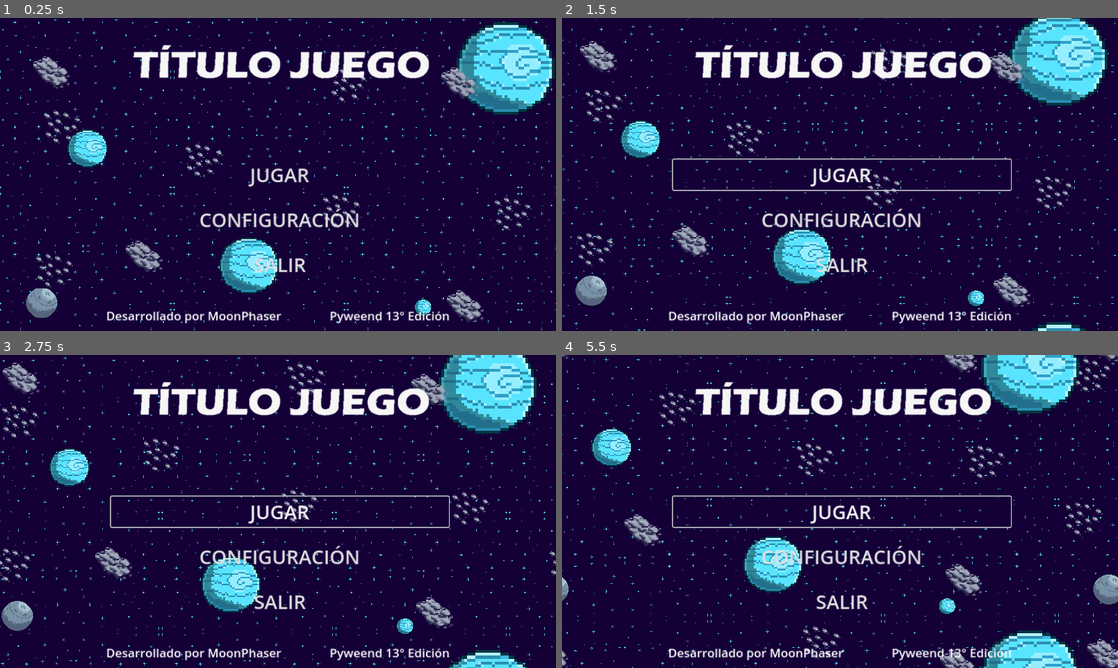
Above: before the commit, frames 1-4 (two rows, left to right).
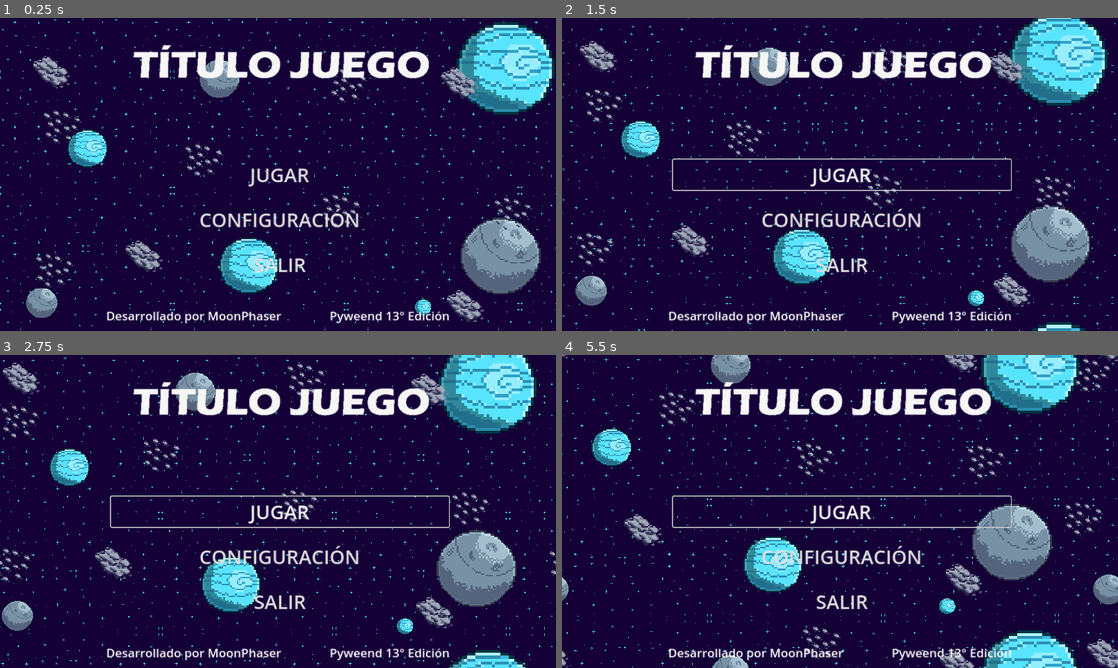
Above: after the commit, the same moments.

Repository: MrJJ86/Game_Pyweekend
Game: Godot game, scene res://scenes/menu/start_menu.tscn
The game is run twice, just before and just after one commit, with the same random seed, the same clock (stepped at 60 frames per second) and the same inputs. Before the commit the project starts from res://scenes/start_menu.tscn.
Inputs:
- Up to frame 1 (0.25 s): no input
- Up to frame 2 (1.5 s): click "CONFIGURACIÓN" at 0.5 s; click "JUGAR" at 1.25 s
- Up to frame 3 (2.75 s): click "JUGAR" at 2 s
- Up to frame 4 (5.5 s): click "JUGAR" at 2.75 s

The runs differ from the first frame. In frame 1, 3.2% of the frame differs, in the area x 35-98%, y 13-89%; in frame 2, 3.2%; in frame 3, 3.2%; in frame 4, 3.5%, in the area x 26-89%, y 0-100%.

Commit message:
Agregando los assets

Diff:
--- a/project.godot
+++ b/project.godot
@@ -11,7 +11,7 @@
 [application]
 
 config/name="Game_Pyweekend"
-run/main_scene="res://scenes/start_menu.tscn"
+run/main_scene="res://scenes/menu/start_menu.tscn"
 config/features=PackedStringArray("4.1", "Mobile")
 config/icon="res://icon.svg"
 
--- a/scenes/bg_menu.tscn
+++ b/scenes/menu/bg_menu.tscn
@@ -1,14 +1,14 @@
 [gd_scene load_steps=7 format=3 uid="uid://chondrxie2hod"]
 
-[ext_resource type="Texture2D" uid="uid://efbl6fyskh20" path="res://assets/sprites/background_menu.png" id="1_0afcr"]
-[ext_resource type="Script" path="res://scripts/bg_menu.gd" id="1_ep28a"]
-[ext_resource type="Texture2D" uid="uid://bbko78hkri0xx" path="res://assets/sprites/Moon.png" id="3_oe5lr"]
-[ext_resource type="Texture2D" uid="uid://uncfklp1b6ni" path="res://assets/sprites/asteroides_pequeno.png" id="4_pjdju"]
-[ext_resource type="Texture2D" uid="uid://4rsqclotx1wf" path="res://assets/sprites/Planet.png" id="5_8ysp2"]
-[ext_resource type="Texture2D" uid="uid://dag8ld88m1qqk" path="res://assets/sprites/asteroide_grande.png" id="6_k7bo3"]
+[ext_resource type="Script" path="res://scripts/menu/bg_menu.gd" id="1_8j613"]
+[ext_resource type="Texture2D" uid="uid://efbl6fyskh20" path="res://assets/sprites/background/initial_background/background_menu.png" id="2_1gf62"]
+[ext_resource type="Texture2D" uid="uid://bbko78hkri0xx" path="res://assets/sprites/background/initial_background/Moon.png" id="3_bfllq"]
+[ext_resource type="Texture2D" uid="uid://uncfklp1b6ni" path="res://assets/sprites/background/initial_background/asteroides_pequeno.png" id="4_4nv6l"]
+[ext_resource type="Texture2D" uid="uid://4rsqclotx1wf" path="res://assets/sprites/background/initial_background/Planet.png" id="5_bffhm"]
+[ext_resource type="Texture2D" uid="uid://dag8ld88m1qqk" path="res://assets/sprites/background/initial_background/asteroide_grande.png" id="6_7x40l"]
 
 [node name="bg_menu" type="ParallaxBackground"]
-script = ExtResource("1_ep28a")
+script = ExtResource("1_8j613")
 
 [node name="space" type="ParallaxLayer" parent="."]
 motion_scale = Vector2(0.2, 0.2)
@@ -17,7 +17,7 @@
 [node name="stars" type="Sprite2D" parent="space"]
 texture_filter = 1
 texture_repeat = 3
-texture = ExtResource("1_0afcr")
+texture = ExtResource("2_1gf62")
 centered = false
 region_enabled = true
 region_rect = Rect2(0, 0, 1800, 1200)
@@ -31,7 +31,7 @@
 texture_filter = 1
 position = Vector2(44, 549)
 scale = Vector2(1.40625, 1.40625)
-texture = ExtResource("3_oe5lr")
+texture = ExtResource("3_bfllq")
 centered = false
 
 [node name="moon2" type="Sprite2D" parent="moons"]
@@ -39,16 +39,14 @@
 texture_repeat = 3
 position = Vector2(457, 130)
 scale = Vector2(1.78125, 1.78125)
-texture = ExtResource("3_oe5lr")
-region_enabled = true
+texture = ExtResource("3_bfllq")
 
 [node name="moon3" type="Sprite2D" parent="moons"]
 texture_filter = 1
 texture_repeat = 3
 position = Vector2(1037, 496)
 scale = Vector2(3.52002, 3.52002)
-texture = ExtResource("3_oe5lr")
-region_enabled = true
+texture = ExtResource("3_bfllq")
 
 [node name="asteroid_small" type="ParallaxLayer" parent="."]
 motion_scale = Vector2(0.7, 0.7)
@@ -59,42 +57,42 @@
 texture_repeat = 3
 position = Vector2(1070, 408)
 scale = Vector2(1.39063, 1.39063)
-texture = ExtResource("4_pjdju")
+texture = ExtResource("4_4nv6l")
 
 [node name="asteroid_s2" type="Sprite2D" parent="asteroid_small"]
 texture_filter = 1
 texture_repeat = 3
 position = Vector2(715, 403)
 scale = Vector2(1.39063, 1.39063)
-texture = ExtResource("4_pjdju")
+texture = ExtResource("4_4nv6l")
 
 [node name="asteroid_s3" type="Sprite2D" parent="asteroid_small"]
 texture_filter = 1
 texture_repeat = 3
 position = Vector2(729, 142)
 scale = Vector2(1.39063, 1.39063)
-texture = ExtResource("4_pjdju")
+texture = ExtResource("4_4nv6l")
 
 [node name="asteroid_s4" type="Sprite2D" parent="asteroid_small"]
 texture_filter = 1
 texture_repeat = 3
 position = Vector2(430, 297)
 scale = Vector2(1.39063, 1.39063)
-texture = ExtResource("4_pjdju")
+texture = ExtResource("4_4nv6l")
 
 [node name="asteroid_s5" type="Sprite2D" parent="asteroid_small"]
 texture_filter = 1
 texture_repeat = 3
 position = Vector2(137, 228)
 scale = Vector2(1.39063, 1.39063)
-texture = ExtResource("4_pjdju")
+texture = ExtResource("4_4nv6l")
 
 [node name="asteroid_s6" type="Sprite2D" parent="asteroid_small"]
 texture_filter = 1
 texture_repeat = 3
 position = Vector2(120, 525)
 scale = Vector2(1.39063, 1.39063)
-texture = ExtResource("4_pjdju")
+texture = ExtResource("4_4nv6l")
 
 [node name="planets" type="ParallaxLayer" parent="."]
 motion_scale = Vector2(0.3, 0.3)
@@ -105,27 +103,27 @@
 texture_repeat = 3
 position = Vector2(518, 518)
 scale = Vector2(3.51563, 3.51563)
-texture = ExtResource("5_8ysp2")
+texture = ExtResource("5_bffhm")
 
 [node name="planet2" type="Sprite2D" parent="planets"]
 texture_filter = 1
 texture_repeat = 3
 position = Vector2(880, 603)
-texture = ExtResource("5_8ysp2")
+texture = ExtResource("5_bffhm")
 
 [node name="planet3" type="Sprite2D" parent="planets"]
 texture_filter = 1
 texture_repeat = 3
 position = Vector2(184, 275)
 scale = Vector2(2.375, 2.375)
-texture = ExtResource("5_8ysp2")
+texture = ExtResource("5_bffhm")
 
 [node name="planet4" type="Sprite2D" parent="planets"]
 texture_filter = 1
 texture_repeat = 3
 position = Vector2(1049, 111)
 scale = Vector2(5.79688, 5.79688)
-texture = ExtResource("5_8ysp2")
+texture = ExtResource("5_bffhm")
 
 [node name="asteroid_big" type="ParallaxLayer" parent="."]
 motion_scale = Vector2(0.5, 0.5)
@@ -136,25 +134,25 @@
 texture_repeat = 3
 position = Vector2(997, 597)
 scale = Vector2(2.71875, 2.71875)
-texture = ExtResource("6_k7bo3")
+texture = ExtResource("6_7x40l")
 
 [node name="asteroid_g2" type="Sprite2D" parent="asteroid_big"]
 texture_filter = 1
 texture_repeat = 3
 position = Vector2(986, 135)
 scale = Vector2(2.71875, 2.71875)
-texture = ExtResource("6_k7bo3")
+texture = ExtResource("6_7x40l")
 
 [node name="asteroid_g3" type="Sprite2D" parent="asteroid_big"]
 texture_filter = 1
 texture_repeat = 3
 position = Vector2(332, 494)
 scale = Vector2(2.71875, 2.71875)
-texture = ExtResource("6_k7bo3")
+texture = ExtResource("6_7x40l")
 
 [node name="asteroid_g4" type="Sprite2D" parent="asteroid_big"]
 texture_filter = 1
 texture_repeat = 3
 position = Vector2(140, 112)
 scale = Vector2(2.71875, 2.71875)
-texture = ExtResource("6_k7bo3")
+texture = ExtResource("6_7x40l")
--- a/scenes/start_menu.tscn
+++ b/scenes/menu/start_menu.tscn
@@ -1,7 +1,8 @@
-[gd_scene load_steps=5 format=3 uid="uid://ctyn7opilluv"]
+[gd_scene load_steps=6 format=3 uid="uid://bo85q5ha0i5ca"]
 
-[ext_resource type="Texture2D" uid="uid://bd8w08hn5rvch" path="res://assets/sprites/titulo_prueba.png" id="1_4pnrh"]
-[ext_resource type="PackedScene" uid="uid://chondrxie2hod" path="res://scenes/bg_menu.tscn" id="2_uy8a6"]
+[ext_resource type="Script" path="res://scripts/menu/start_menu.gd" id="1_0flo4"]
+[ext_resource type="Texture2D" uid="uid://bd8w08hn5rvch" path="res://assets/sprites/background/initial_background/titulo_prueba.png" id="2_vyelk"]
+[ext_resource type="PackedScene" uid="uid://chondrxie2hod" path="res://scenes/menu/bg_menu.tscn" id="3_qyi8d"]
 
 [sub_resource type="LabelSettings" id="LabelSettings_qc7s6"]
 font_size = 25
@@ -16,6 +17,7 @@
 anchor_bottom = 1.0
 grow_horizontal = 2
 grow_vertical = 2
+script = ExtResource("1_0flo4")
 
 [node name="menu_container" type="VBoxContainer" parent="."]
 layout_mode = 1
@@ -40,7 +42,7 @@
 use_top_left = true
 
 [node name="title" type="Sprite2D" parent="menu_container/title_container"]
-texture = ExtResource("1_4pnrh")
+texture = ExtResource("2_vyelk")
 
 [node name="bt_container" type="VBoxContainer" parent="menu_container"]
 layout_mode = 2
@@ -98,4 +100,8 @@
 horizontal_alignment = 2
 vertical_alignment = 1
 
-[node name="bg_menu" parent="." instance=ExtResource("2_uy8a6")]
+[node name="bg_menu" parent="." instance=ExtResource("3_qyi8d")]
+
+[connection signal="pressed" from="menu_container/bt_container/bt_start" to="." method="_on_bt_start_pressed"]
+[connection signal="pressed" from="menu_container/bt_container/bt_settings" to="." method="_on_bt_settings_pressed"]
+[connection signal="pressed" from="menu_container/bt_container/bt_exit" to="." method="_on_bt_exit_pressed"]
--- /dev/null
+++ b/scripts/menu/start_menu.gd
@@ -0,0 +1,24 @@
+extends Control
+
+var GLOBAL = "res://scripts/GLOBAL.gd"
+
+# Called when the node enters the scene tree for the first time.
+func _ready():
+	pass # Replace with function body.
+
+
+# Called every frame. 'delta' is the elapsed time since the previous frame.
+func _process(delta):
+	pass
+
+
+func _on_bt_exit_pressed():
+	get_tree().quit()
+
+
+func _on_bt_settings_pressed():
+	get_tree().change_scene_to_file("res://scenes/menu/settings.tscn")
+
+
+func _on_bt_start_pressed():
+	pass # Replace with function body.
Binary file added: assets/sprites/background/game_background/background1.png
Not shown, added: assets/sprites/background/game_background/background1.png.import
Binary file added: assets/sprites/background/game_background/background2.png
Not shown, changed: assets/sprites/background/game_background/background2.png.import
Binary file added: assets/sprites/background/game_background/background3.png
Not shown, changed: assets/sprites/background/game_background/background3.png.import
Binary file added: assets/sprites/background/game_background/background4a.png
Not shown, added: assets/sprites/background/game_background/background4a.png.import
Binary file added: assets/sprites/background/game_background/background4b.png
Not shown, added: assets/sprites/background/game_background/background4b.png.import
Not shown, added: assets/sprites/background/initial_background/Asteroid.png.import
Renamed: assets/sprites/Moon.png -> assets/sprites/background/initial_background/Moon.png
(and 30 more such lines)
